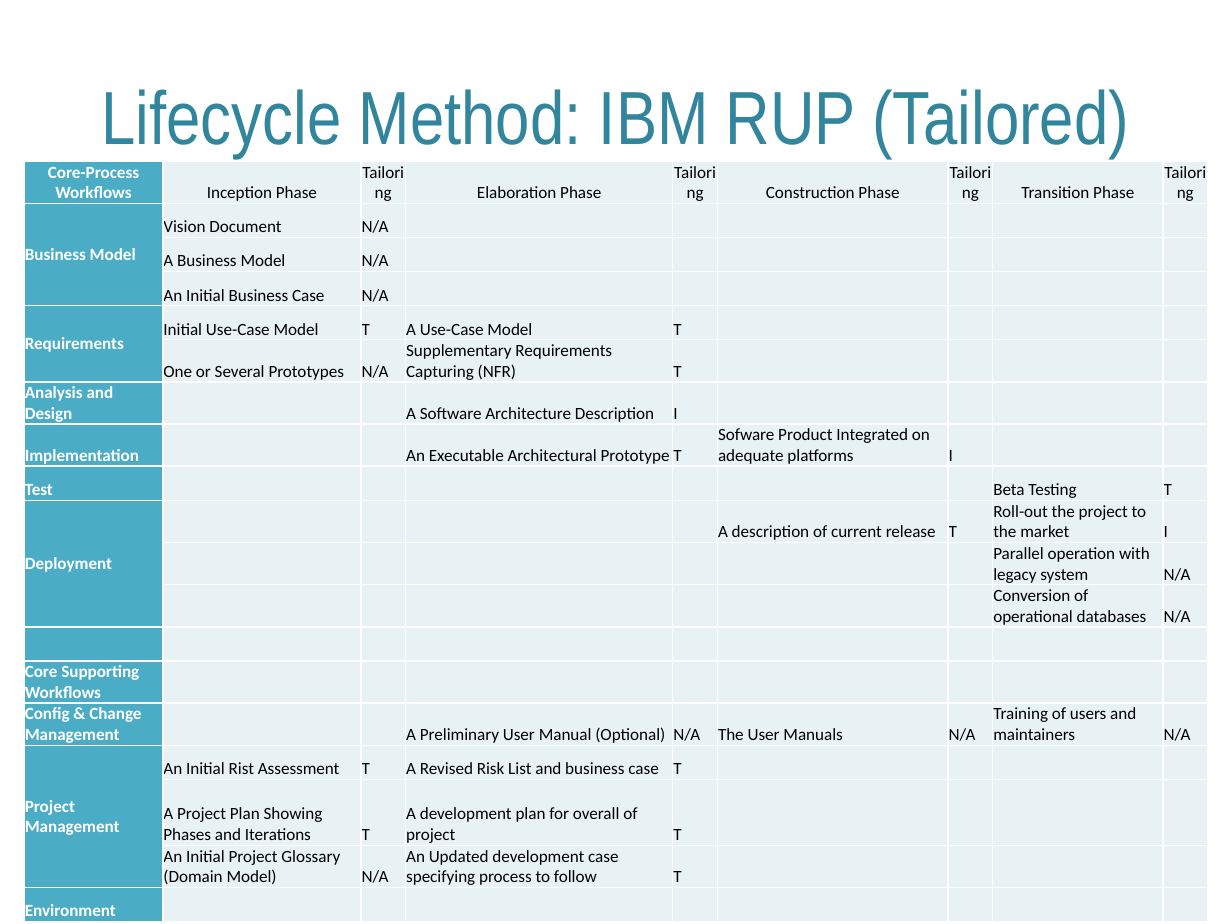
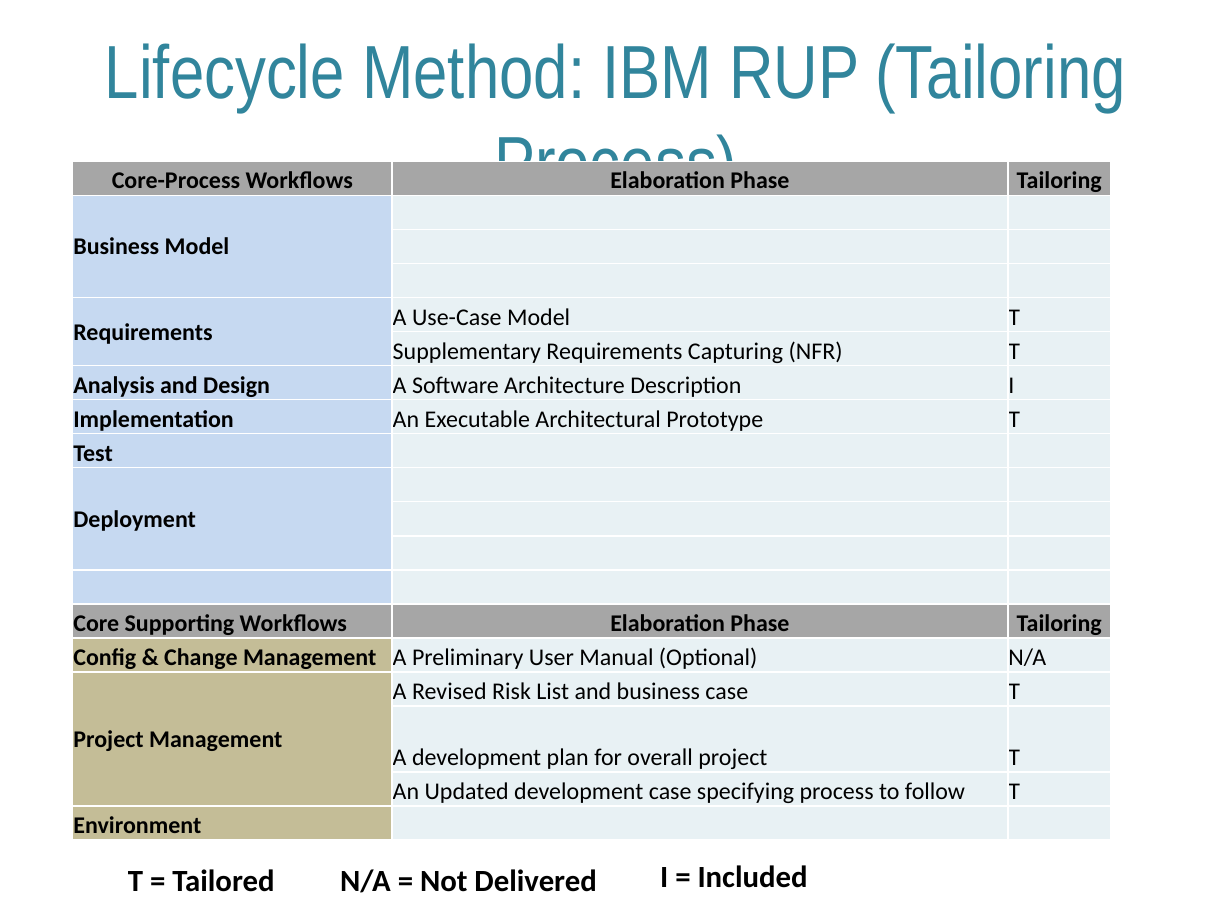
Before and after one commit to garethstephenson/ELEN7046_Group2_2016, a slide deck: slide 7 of documentation/ELEN7046 Group 2 - Group Presention.pptx. Drawn at 1232x924 pixels with LibreOffice and Linux fonts; fonts in the diff are those of the drawing; background and template pictures are left out. Boxes give left, top, right and bottom in pixels: in the first picture for what was removed or moved away, otherwise in the second. Text is boxed around its words. In the diff, an @@ line names an element or a change of style, - is before the commit and + after.

```diff
--- a/documentation/ELEN7046 Group 2 - Group Presention.pptx
+++ b/documentation/ELEN7046 Group 2 - Group Presention.pptx
@@ title at (105,43,1126,203): text changed @@
-Lifecycle Method: IBM RUP (Tailored)
+Lifecycle Method: IBM RUP (Tailoring Process)
@@ table at (73,161,1111,844) @@
-column 2: Inception Phase | Vision Document | A Business Model | An Initial Business Case | Initial Use-Case Model | One or Several Prototypes |  |  |  |  |  |  |  |  |  | An Initial Rist Assessment | A Project Plan Showing Phases and Iterations | An Initial Project Glossary (Domain Model) | 
-column 3: Tailoring | N/A | N/A | N/A | T | N/A |  |  |  |  |  |  |  |  |  | T | T | N/A | 
-column 4: Elaboration Phase |  |  |  | A Use-Case Model | Supplementary Requirements Capturing (NFR) | A Software Architecture Description | An Executable Architectural Prototype |  |  |  |  |  |  | A Preliminary User Manual (Optional) | A Revised Risk List and business case | A development plan for overall of project | An Updated development case specifying process to follow | 
-column 5: Tailoring |  |  |  | T | T | I | T |  |  |  |  |  |  | N/A | T | T | T | 
-column 6: Construction Phase |  |  |  |  |  |  | Sofware Product Integrated on adequate platforms |  | A description of current release |  |  |  |  | The User Manuals |  |  |  | 
-column 7: Tailoring |  |  |  |  |  |  | I |  | T |  |  |  |  | N/A |  |  |  | 
-column 8: Transition Phase |  |  |  |  |  |  |  | Beta Testing | Roll-out the project to the market | Parallel operation with legacy system | Conversion of operational databases |  |  | Training of users and maintainers |  |  |  | 
-column 9: Tailoring |  |  |  |  |  |  |  | T | I | N/A | N/A |  |  | N/A |  |  |  | 
+column 2: Elaboration Phase |  |  |  | A Use-Case Model | Supplementary Requirements Capturing (NFR) | A Software Architecture Description | An Executable Architectural Prototype |  |  |  |  |  | Elaboration Phase | A Preliminary User Manual (Optional) | A Revised Risk List and business case | A development plan for overall project | An Updated development case specifying process to follow | 
+column 3: Tailoring |  |  |  | T | T | I | T |  |  |  |  |  | Tailoring | N/A | T | T | T | 
@@ table: place and size @@
-table at (25,161,1207,924)
+table at (73,161,1111,844)
@@ text added at (128,869,274,892), 18 pt, text #000000, bold @@
+T = Tailored
@@ text added at (340,869,596,893), 18 pt, text #000000, bold @@
+N/A = Not Delivered
@@ text added at (660,865,808,888), 18 pt, text #000000, bold @@
+I = Included
```
Also in this commit, not shown: 6 other slides changed, 1 slide added, 1 slide removed, 6 other files.
